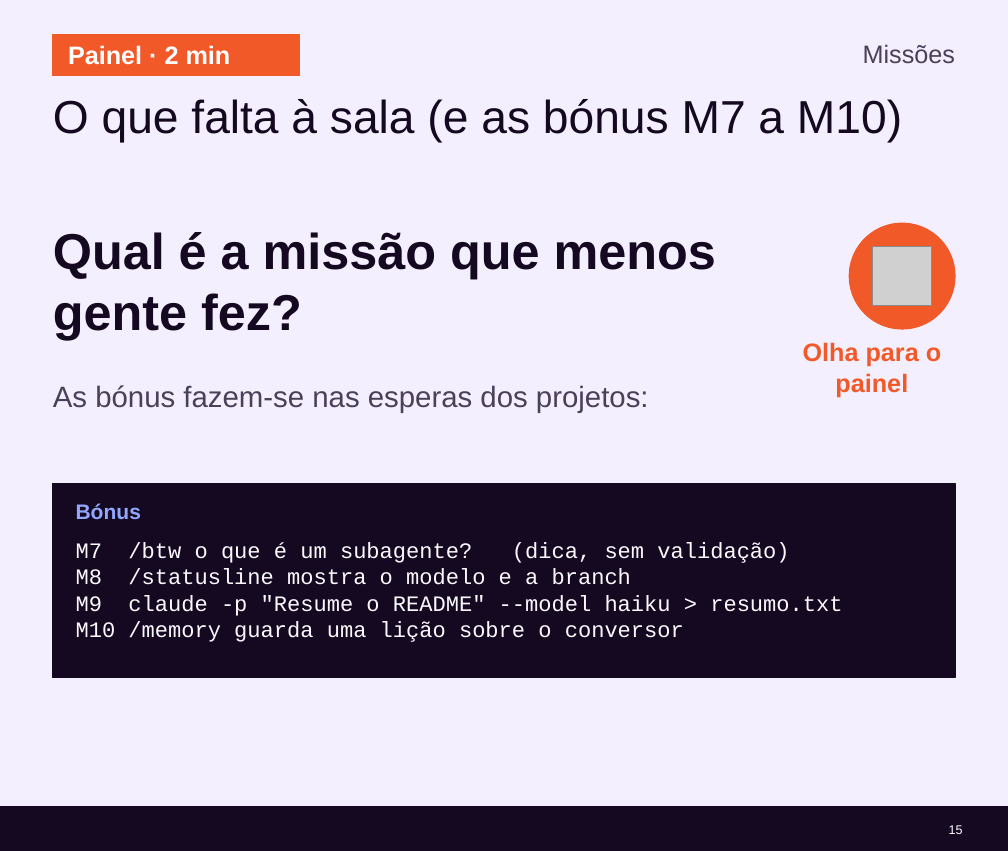
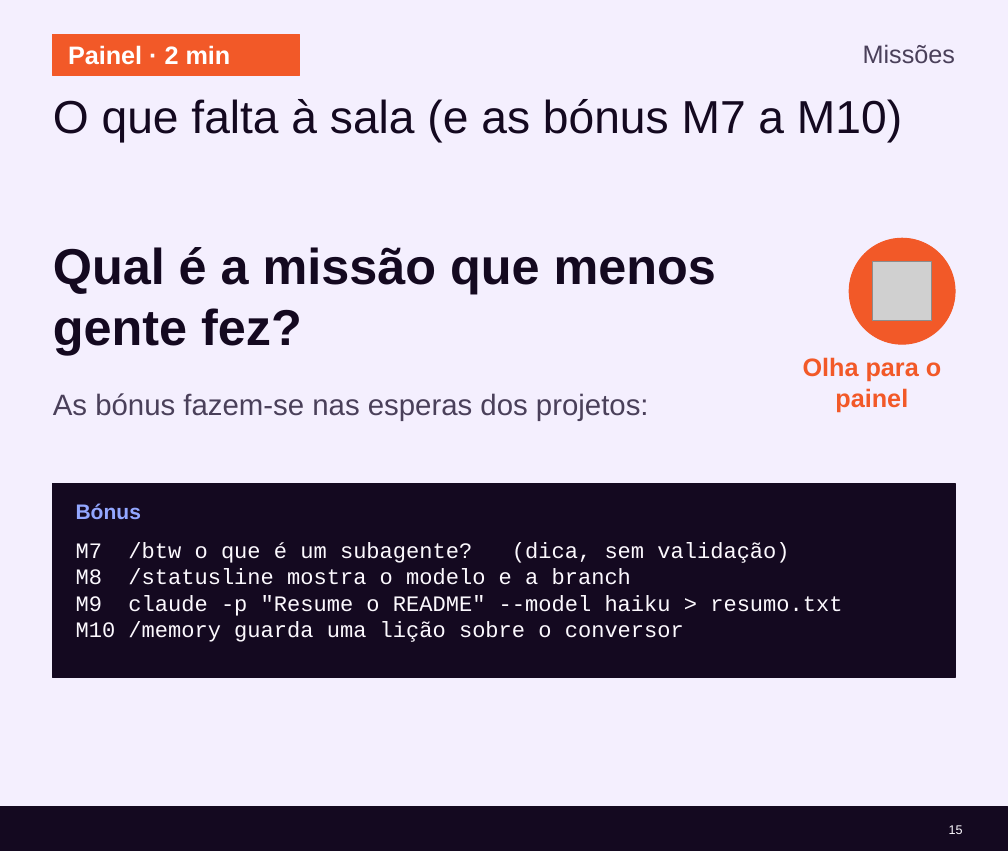
Before and after one commit to cx-guilherme-pinto/workshop-claude, a slide deck: slide 15 of slides/workshop-v2.pptx. Drawn at 1008x851 pixels with LibreOffice and Linux fonts; fonts in the diff are those of the drawing; grey boxes stand for pictures; background and template pictures are left out. Boxes give left, top, right and bottom in pixels: in the first picture for what was removed or moved away, otherwise in the second. Text is boxed around its words. In the diff, an @@ line names an element or a change of style, - is before the commit and + after.

```diff
--- a/slides/workshop-v2.pptx
+++ b/slides/workshop-v2.pptx
@@ 2 texts, 1 picture, 1 ellipse: place and size @@
-2 texts, 1 picture, 1 ellipse at (53,223,955,397)
+2 texts, 1 picture, 1 ellipse at (53,238,955,412)
@@ text "As bónus fazem-se nas esperas ...": place and size @@
-text "As bónus fazem-se nas esperas ..." at (53,385,649,413)
+text "As bónus fazem-se nas esperas ..." at (53,393,649,421)
```
Also in this commit, not shown: 13 other slides changed, 45 other files.
